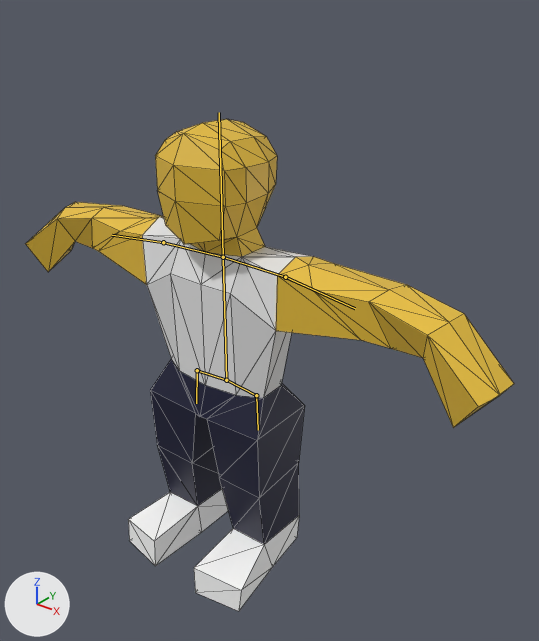
What one commit did to the glTF model assets/models/villager.glb.
Rendered twice from a 50 mm lens placed at (2.06, -2.15, 2.71), pointed at (0.16, 0.23, 1.24). Arrows for +X, +Y and +Z are at lower left; the lights stay in place. The first picture is the older version. The bones that bend it are drawn over the model as lines. Mesh edges are drawn as thin lines.
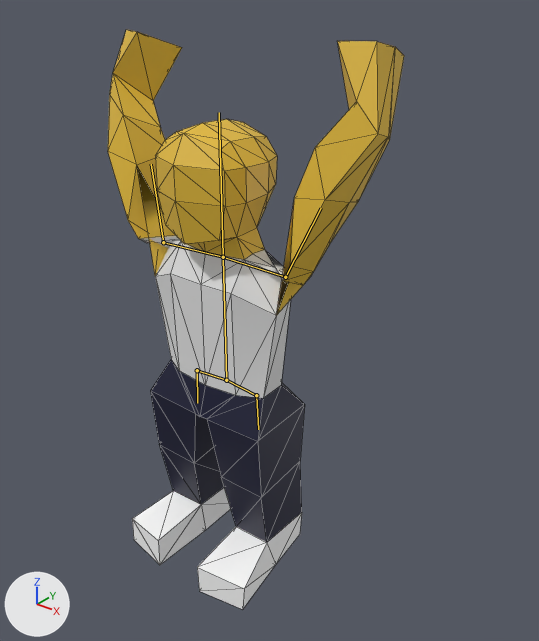
The newer file adds an action. The first version stands in its rest pose; the second is drawn at frame 0 of the action 'carry'.

What differs and where, as boxes [x1, y1, x2, y2] in the pictures (539 x 641 px):
'Cube.001', posed (39% narrower, 18% taller): before [26, 119, 514, 611]; after [108, 30, 404, 609]
bone 'Arm.L', root to tip: before (285, 277) to (355, 308); after (285, 277) to (321, 208)
bone 'Arm.R', root to tip: before (163, 242) to (112, 235); after (163, 242) to (151, 164)

What the commit changed:
Bone 'Arm.L' (bone_arm_l) turns from (0, 0, 0) to (10, 175, 74) degrees about its own x, y and z.
Bone 'Arm.R' (bone_arm_r) turns from (0, 0, 0) to (10, -175, -74) degrees about its own x, y and z.
